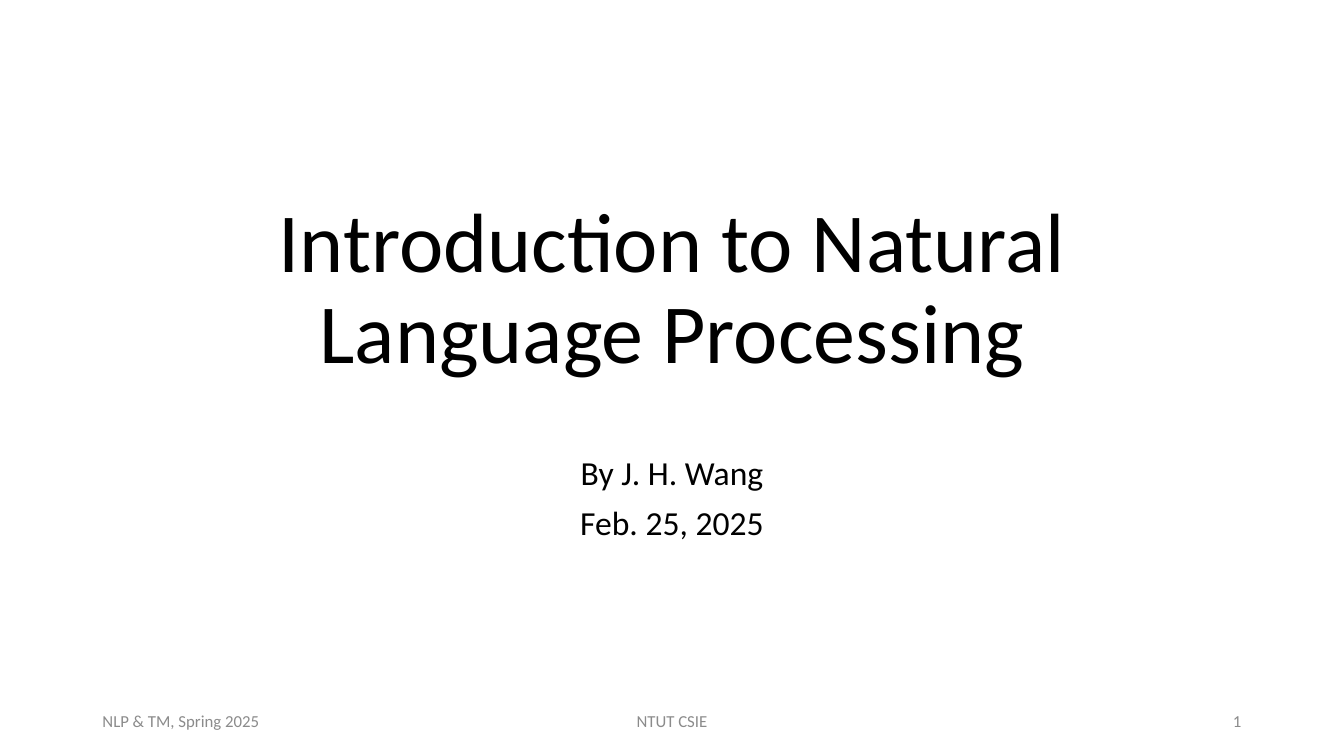
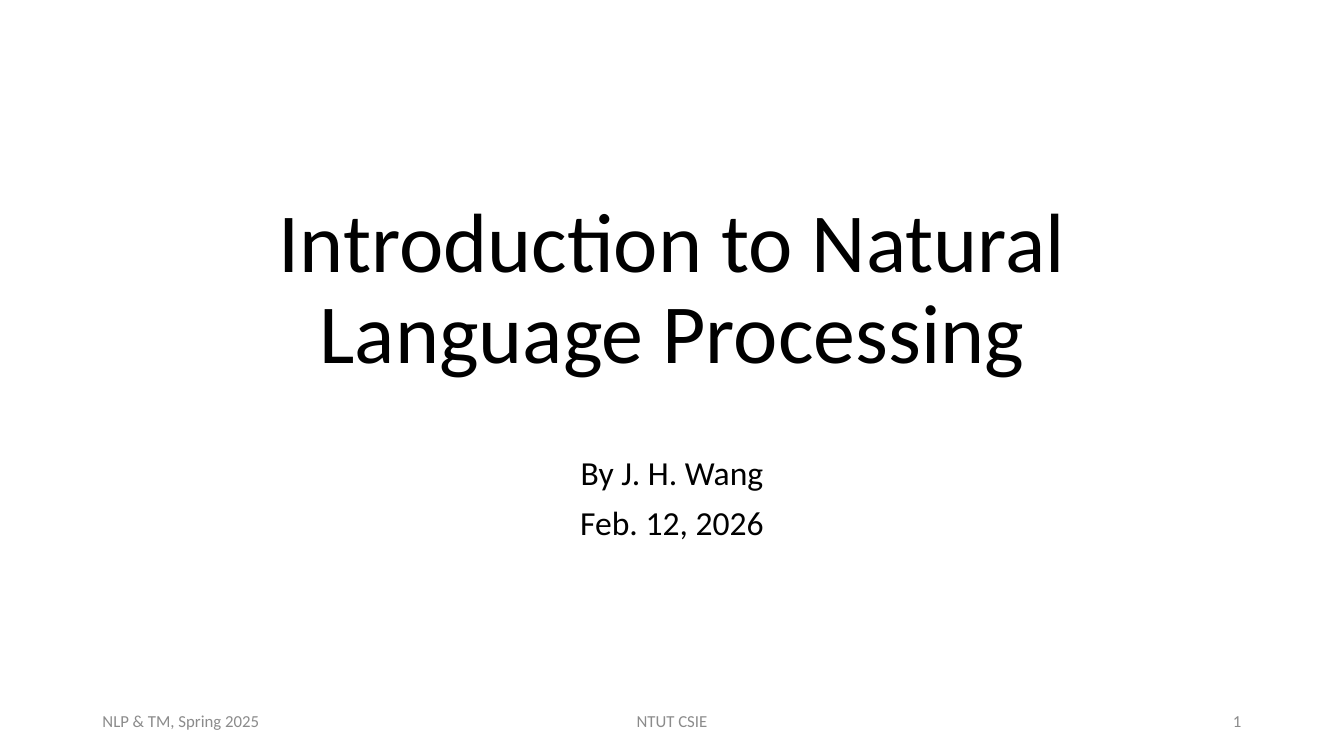
Before and after one commit to chriswjh/chriswjh.github.io, a slide deck: slide 1 of NLP_TM/01-IntroNLP.pptx. Drawn at 1344x756 pixels with LibreOffice and Linux fonts; fonts in the diff are those of the drawing. Boxes give left, top, right and bottom in pixels: in the first picture for what was removed or moved away, otherwise in the second. Text is boxed around its words. In the diff, an @@ line names an element or a change of style, - is before the commit and + after.

```diff
--- a/NLP_TM/01-IntroNLP.pptx
+++ b/NLP_TM/01-IntroNLP.pptx
@@ subtitle at bbox=[580, 511, 764, 539]: text changed @@
-Feb. 25, 2025
+Feb. 12, 2026
```
Also in this commit, not shown: 2 other slides changed, 1 other file.
